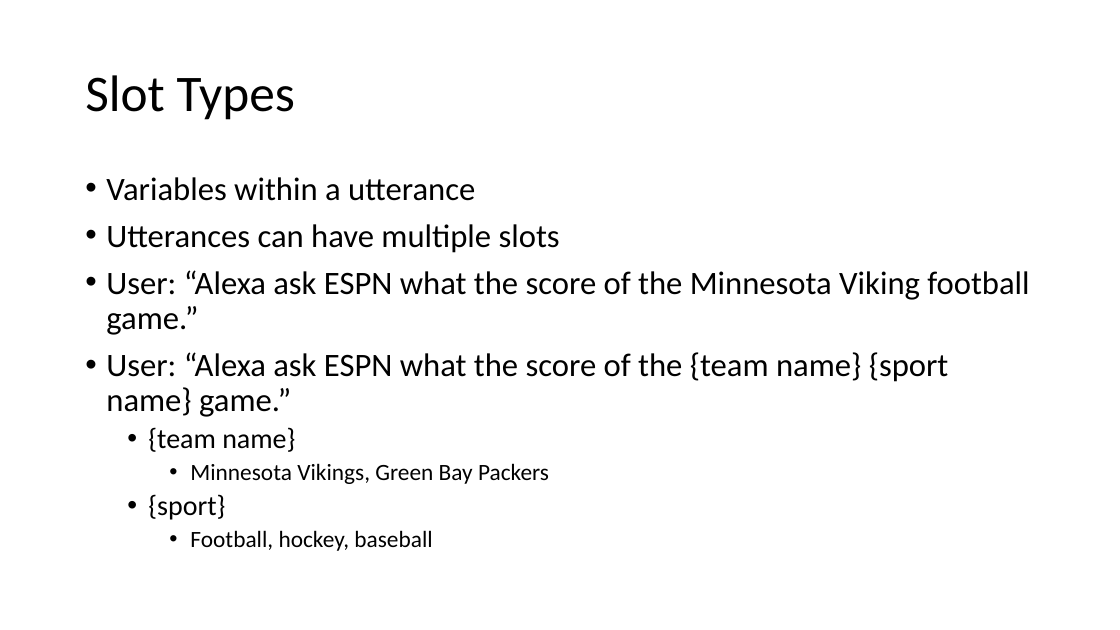
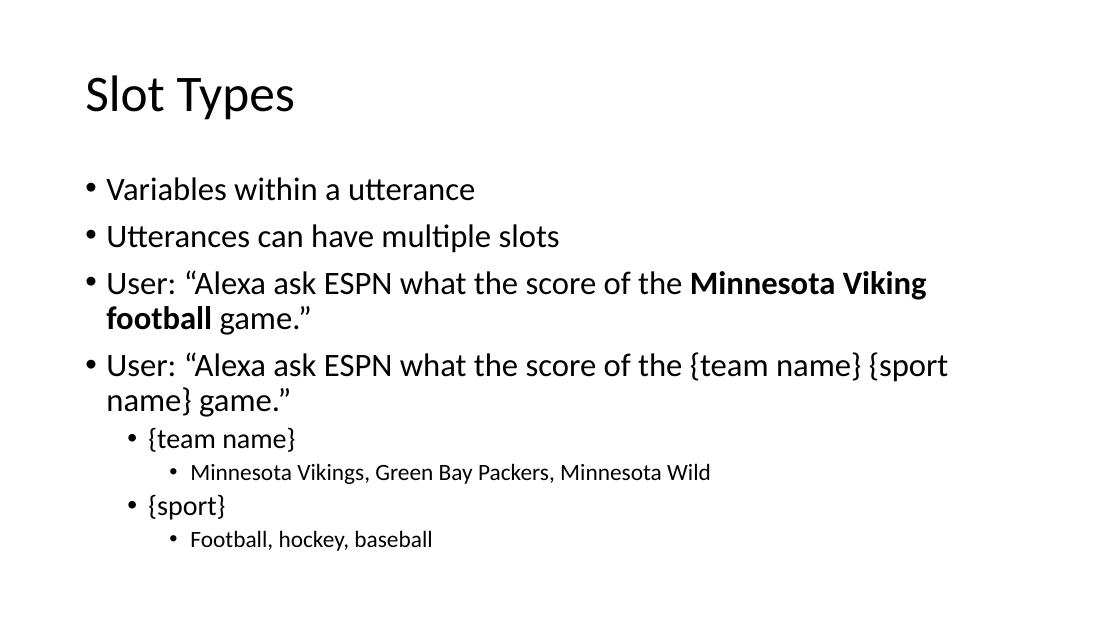
Before and after one commit to haydenwade/speaking-st-cloud-alexa-nodejs-public-apis, a slide deck: slide 10 of Building An Custom.pptx (slide 9 before the commit). Drawn at 1120x630 pixels with LibreOffice and Linux fonts; fonts in the diff are those of the drawing. Boxes give left, top, right and bottom in pixels: in the first picture for what was removed or moved away, otherwise in the second. Text is boxed around its words. In the diff, an @@ line names an element or a change of style, - is before the commit and + after.

```diff
--- a/Building An Custom.pptx
+++ b/Building An Custom.pptx
@@ text at [106, 270, 927, 335]: bold on in "Minnesota Viking football" @@
@@ text at [190, 463, 711, 484]: text changed @@
-    • Minnesota Vikings, Green Bay Packers
+    • Minnesota Vikings, Green Bay Packers, Minnesota Wild
```
Also in this commit, not shown: 6 other slides changed, 1 slide added, 5 other files.
